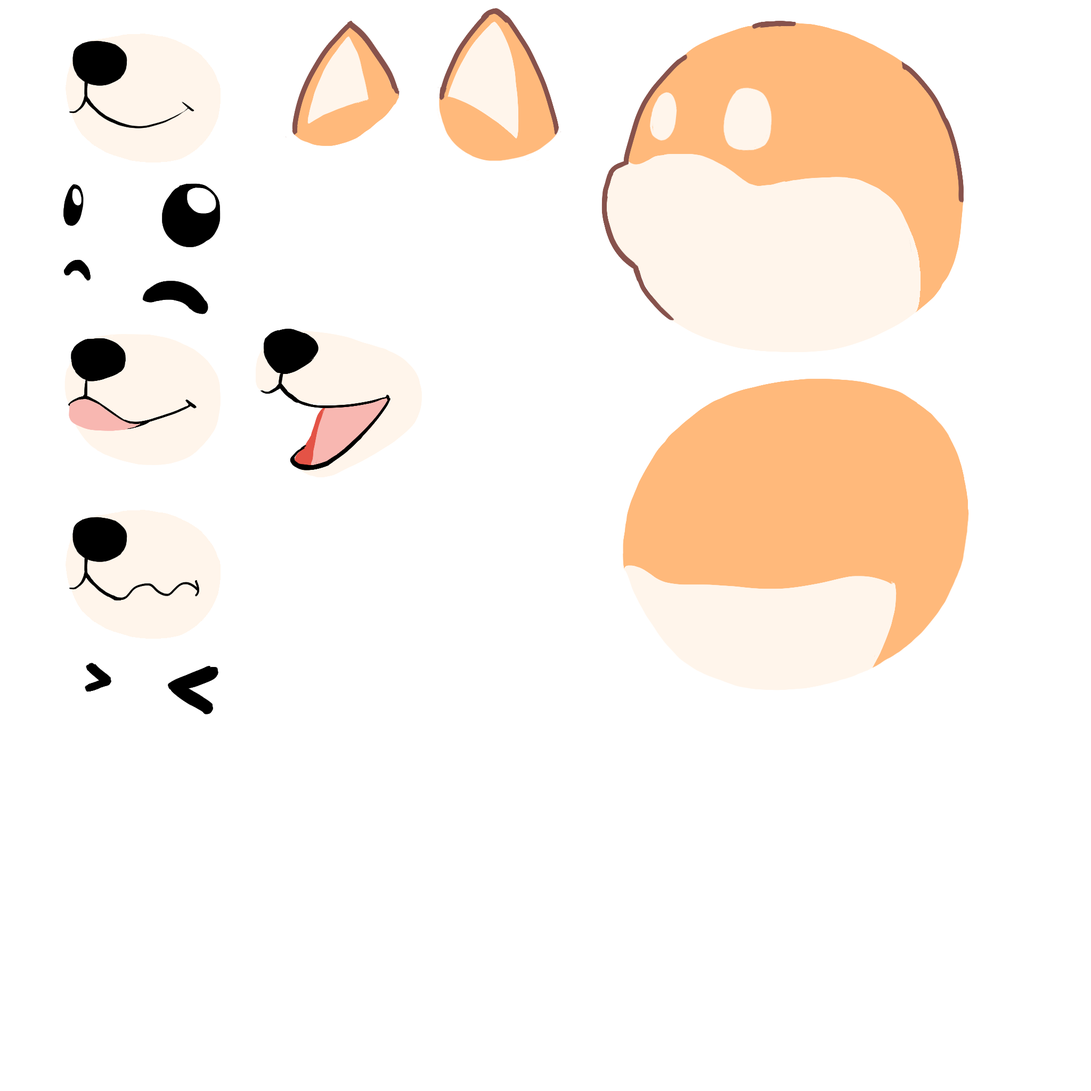
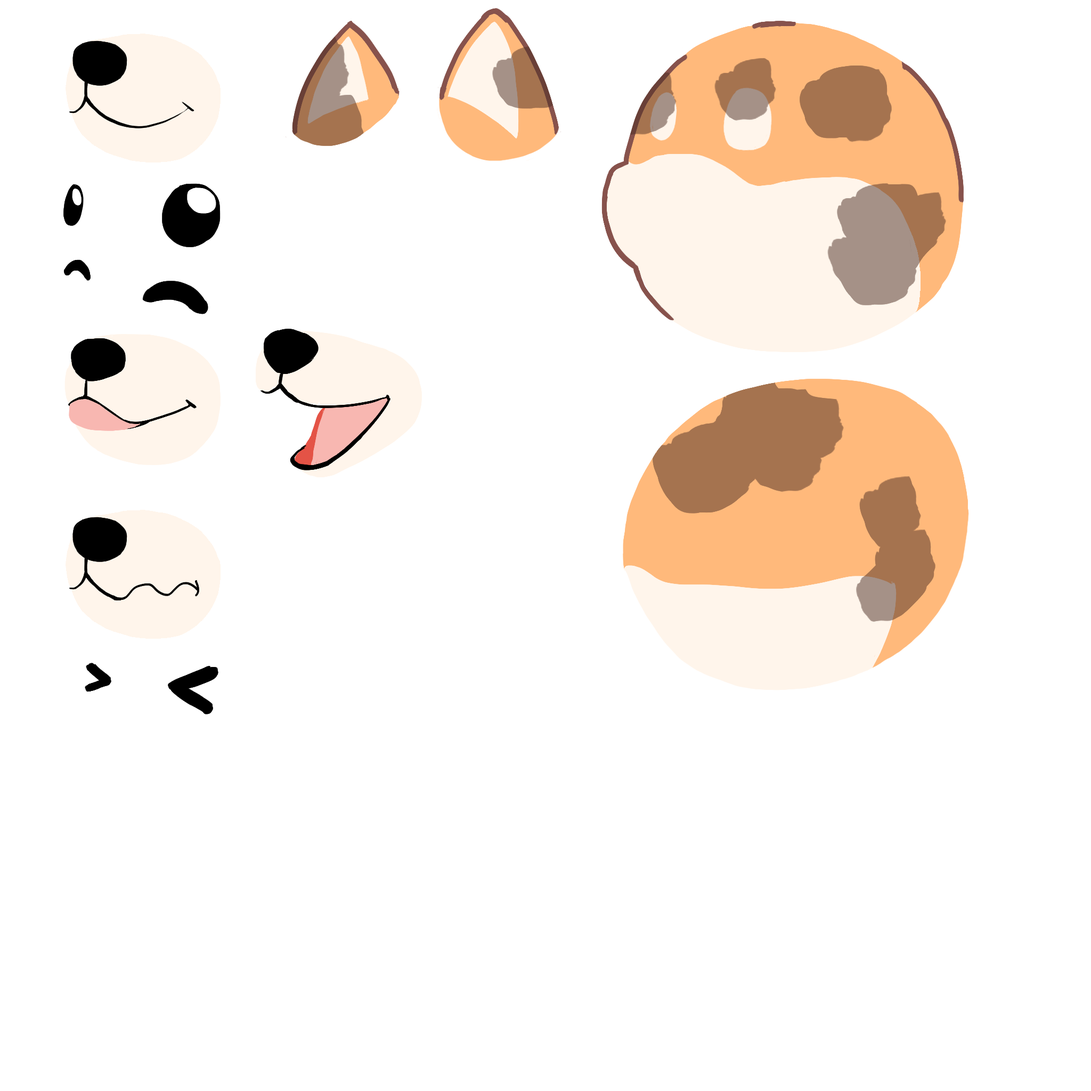
Comparing the layer stacks of the two w=1091, h=1091 images. Changes:
removed group "rd" (1st of 2) (34 layers) over [292, 36, 948, 623]
removed group "rd face" (18 layers) from group "rd" over [292, 36, 948, 623]
renamed "ear R" to "Layer 1", opacity 100% → 50%, moved it out of group "rd face", painted on it over [292, 36, 948, 623]
removed layer "ear L" (1st of 2, in "rd" › "rd face") from group "rd face" over [492, 45, 554, 109]
removed layer "head" (1st of 2, in "rd" › "rd face") from group "rd face" over [629, 58, 948, 306]
removed layer "co" from group "rd face" over [652, 382, 936, 623]
renamed "Layer 8" to "rd", moved it out of group "rd face", painted on it over [292, 36, 948, 623]
